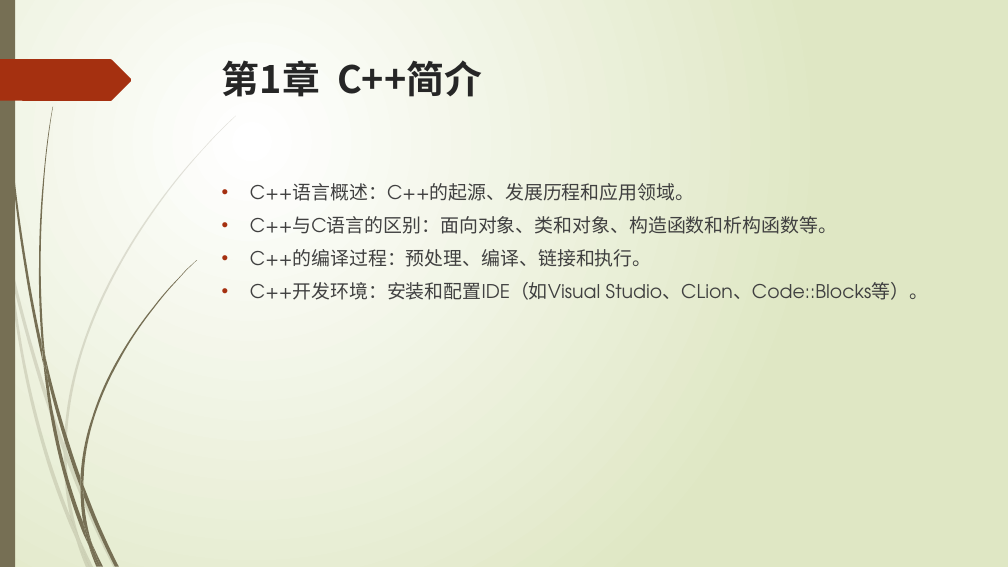
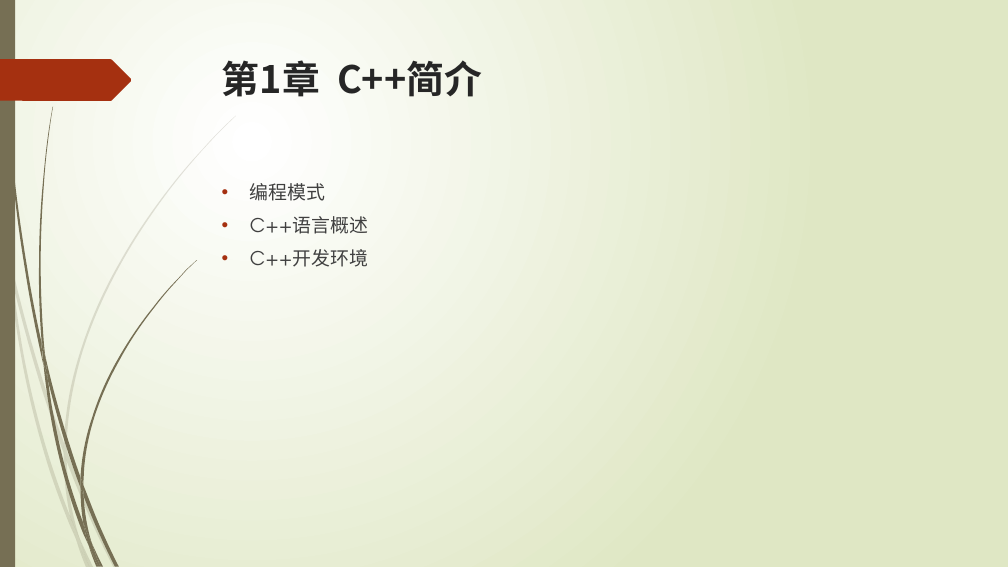
Before and after one commit to liuty2006/learn, a slide deck: slide 2 of learn_cpp/docs/C++语言培训.pptx. Drawn at 1008x567 pixels with LibreOffice and Linux fonts; fonts in the diff are those of the drawing. Boxes give left, top, right and bottom in pixels: in the first picture for what was removed or moved away, otherwise in the second. Text is boxed around its words. In the diff, an @@ line names an element or a change of style, - is before the commit and + after.

```diff
--- a/learn_cpp/docs/C++语言培训.pptx
+++ b/learn_cpp/docs/C++语言培训.pptx
@@ text at bbox=[250, 183, 368, 267]: text changed @@
-• C++语言概述：C++的起源、发展历程和应用领域。
-• C++与C语言的区别：面向对象、类和对象、构造函数和析构函数等。
-• C++的编译过程：预处理、编译、链接和执行。
-• C++开发环境：安装和配置IDE（如Visual Studio、CLion、Code::Blocks等）。
+• 编程模式
+• C++语言概述
+• C++开发环境
```
Also in this commit, not shown: 10 slides added, 1 other file.
